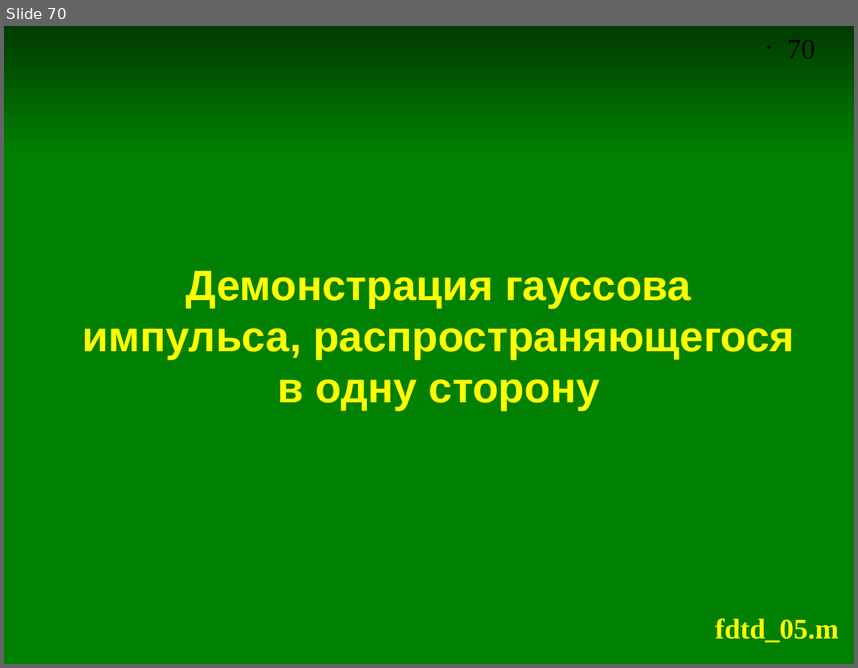
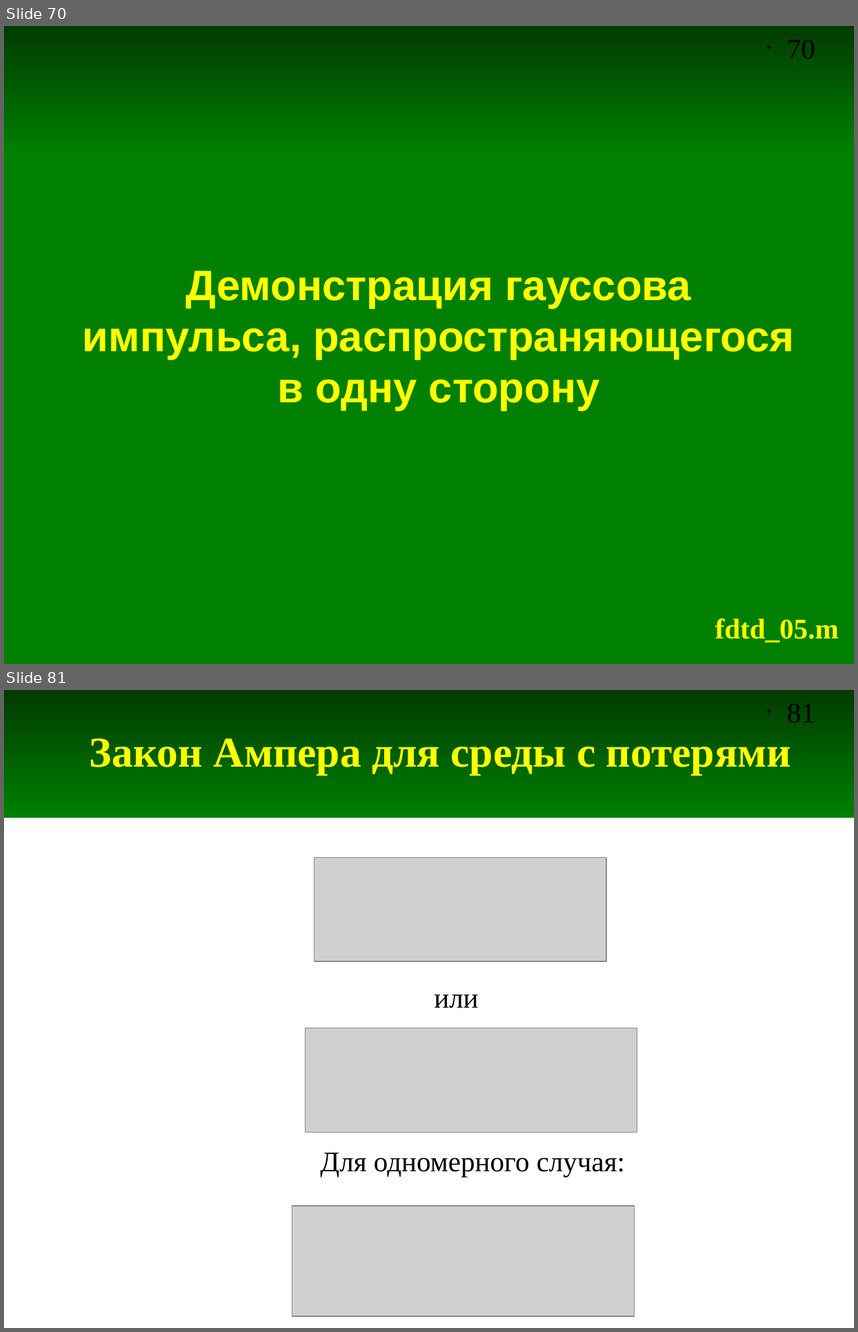
Before and after one commit to andris0147sv/modelling, a slide deck: presentations/2. FDTD.odp. Shown one above the other, each under a label of ours: slide 70 before the commit, slides 70 and 81 after it; the slides between them are not shown. The pictures are 858x668 and 858x1332 pixels, drawn with LibreOffice and Linux fonts; fonts in the diff are those of the drawing; grey boxes stand for pictures. Boxes give left, top, right and bottom in pixels: in the first picture for what was removed or moved away, otherwise in the second. Text is boxed around its words. In the diff, an @@ line names an element or a change of style, - is before the commit and + after.

Commit message:
Добавлены слайды про моделирование среды с потерями

```diff
--- a/presentations/2. FDTD.odp
+++ b/presentations/2. FDTD.odp
@@ slide 81 added at <box>4,690,854,1328</box>, background #FFFFFF; not listed: 2 template elements that a slide beside it also shows @@
@@ title added at <box>90,738,791,774</box>, 36 pt, text #FFFF00, bold @@
+Закон Ампера для среды с потерями
@@ picture added at <box>314,858,606,961</box> @@
@@ text added at <box>434,994,478,1008</box>, 24 pt, text #000000 @@
+или
@@ picture added at <box>305,1027,637,1131</box> @@
@@ text added at <box>320,1152,625,1176</box>, 24 pt, text #000000 @@
+Для одномерного случая:
@@ picture added at <box>292,1205,635,1316</box> @@
```
Also in this commit, not shown: 21 other slides added.
